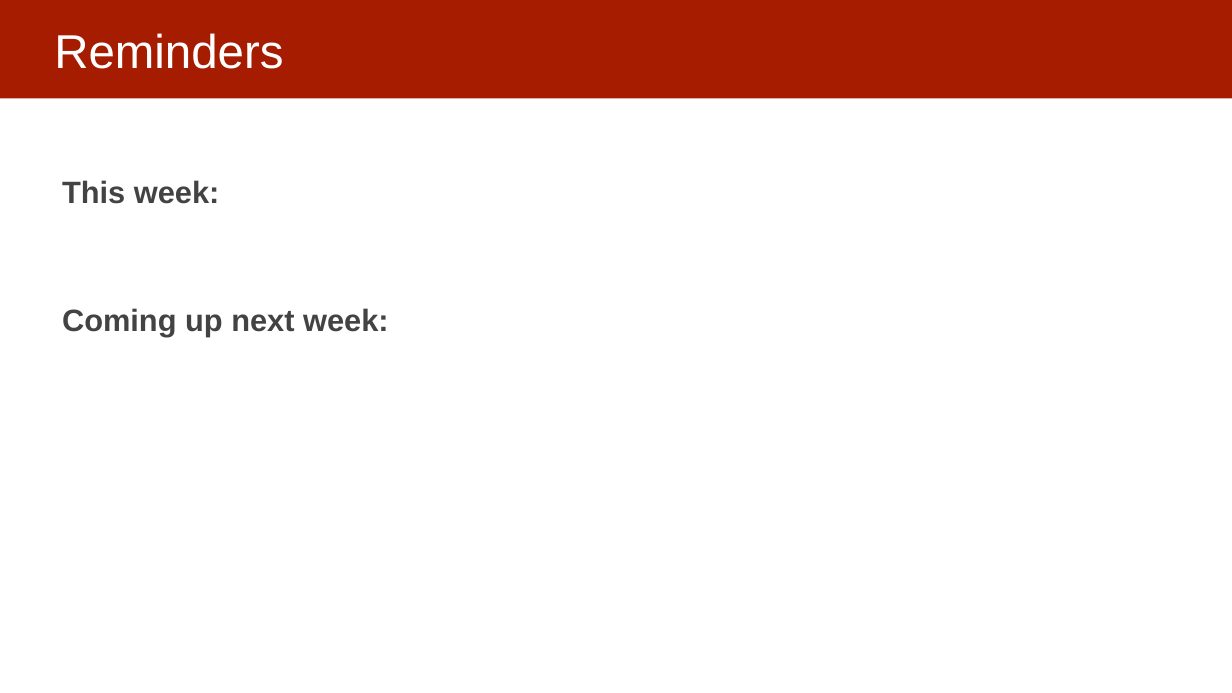
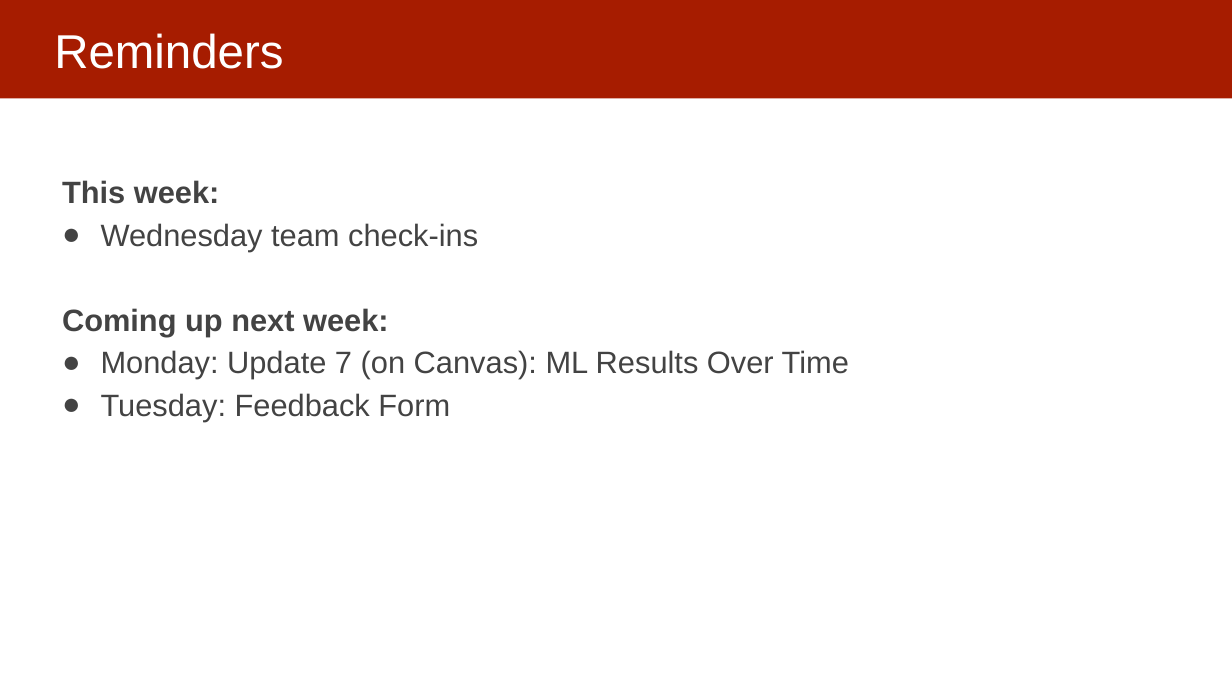
Before and after one commit to dssg/mlforpublicpolicylab, a slide deck: slide 26 of 11 - Model Interpretability/Interpretability part 1.pptx. Drawn at 1232x693 pixels with LibreOffice and Linux fonts; fonts in the diff are those of the drawing. Boxes give left, top, right and bottom in pixels: in the first picture for what was removed or moved away, otherwise in the second. Text is boxed around its words. In the diff, an @@ line names an element or a change of style, - is before the commit and + after.

```diff
--- a/11 - Model Interpretability/Interpretability part 1.pptx
+++ b/11 - Model Interpretability/Interpretability part 1.pptx
@@ text at [101,223,478,252]: paragraph added @@
+● Wednesday team check-ins
@@ text at [101,350,849,421]: paragraphs added @@
+● Monday: Update 7 (on Canvas): ML Results Over Time
+● Tuesday: Feedback Form
```
Also in this commit, not shown: 1 other slide changed.
